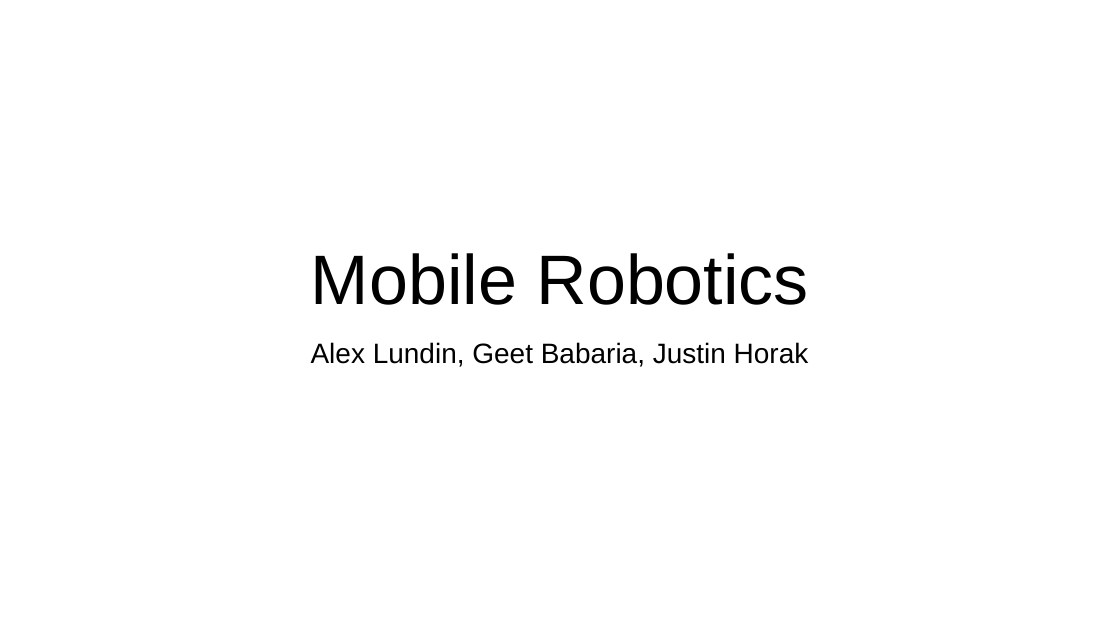
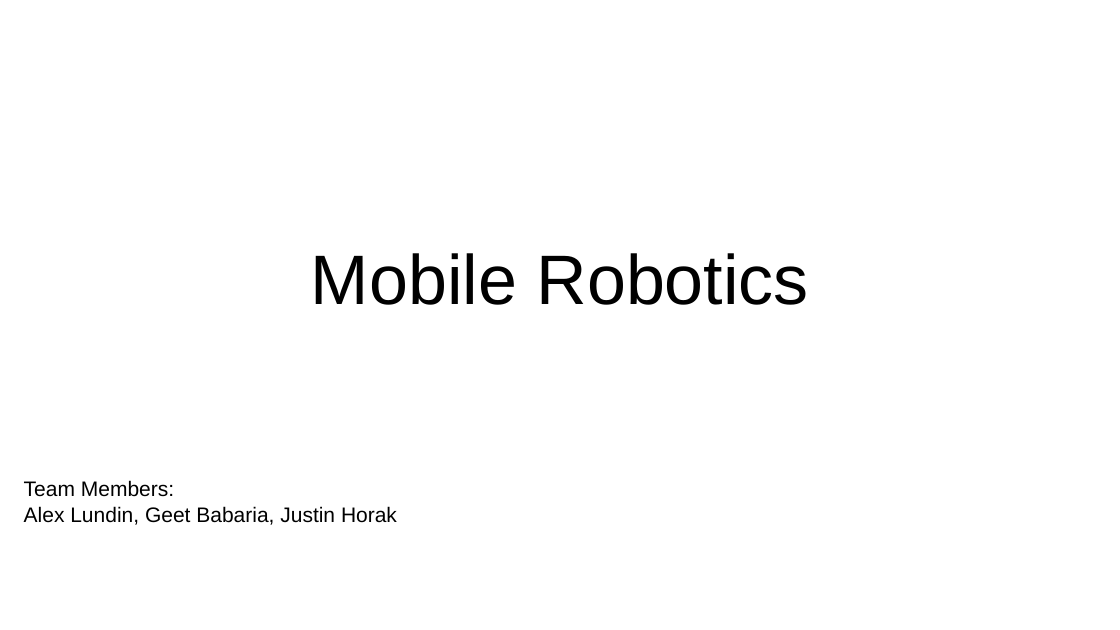
Before and after one commit to AlexLundinEducational/UTDFall2018, a slide deck: slide 1 of 2.1-SE-4352.001-AandD/Homework/Homework3/Homework3.pptx. Drawn at 1120x630 pixels with LibreOffice and Linux fonts; fonts in the diff are those of the drawing; background and template pictures are left out. Boxes give left, top, right and bottom in pixels: in the first picture for what was removed or moved away, otherwise in the second. Text is boxed around its words. In the diff, an @@ line names an element or a change of style, - is before the commit and + after.

```diff
--- a/2.1-SE-4352.001-AandD/Homework/Homework3/Homework3.pptx
+++ b/2.1-SE-4352.001-AandD/Homework/Homework3/Homework3.pptx
@@ text "Team Members:": place and size @@
-text "Team Members:" at [311,342,809,367]
+text "Team Members:" at [24,480,397,525]
@@ text at [24,480,174,497]: paragraph added @@
+Team Members:
@@ text at [24,506,397,525]: size 24 to 18 pt in "Alex Lundin, Geet Babaria, Justin Horak"; alignment centre to left; indent changed; less space between paragraphs @@
```
Also in this commit, not shown: 6 other slides changed, 3 slides added, 3 slides removed, 1 other file.
